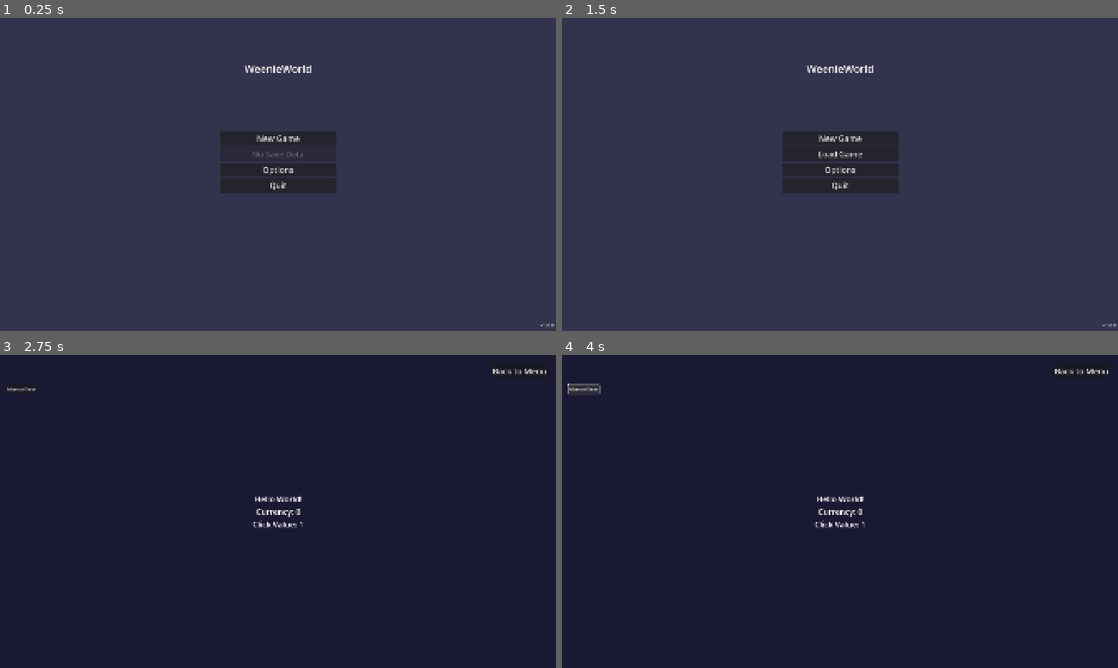
Above: before the commit, frames 1-4 (two rows, left to right).
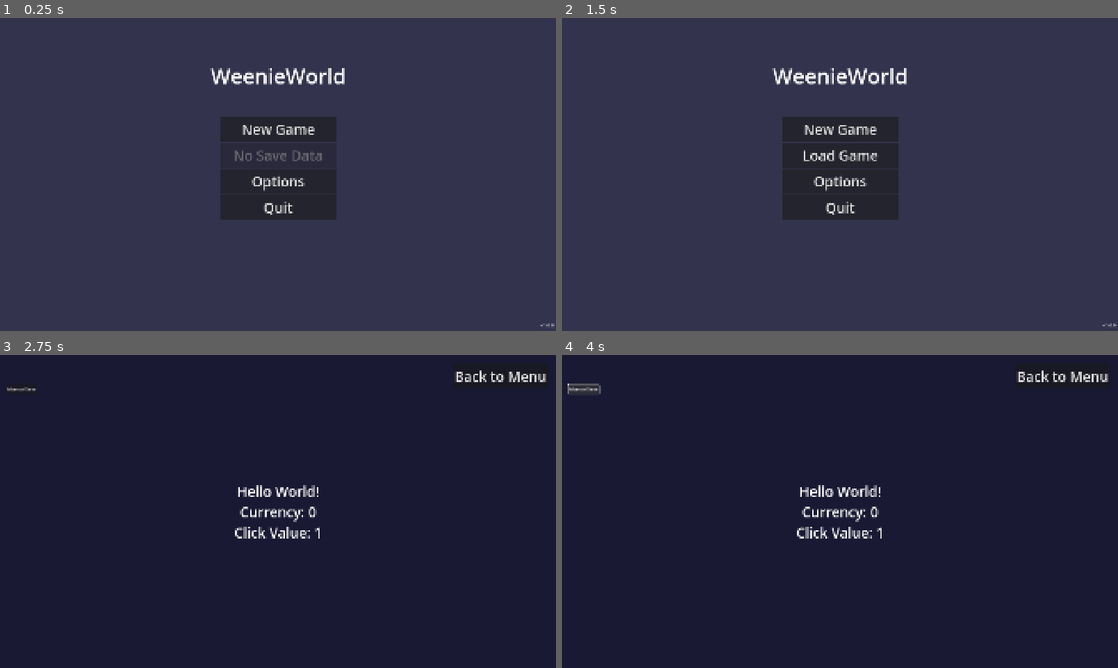
Above: after the commit, the same moments.

Repository: aaronleebrooks/weenieworld
Game: Godot game, scene res://scenes/main_menu/MainMenu.tscn
Two runs of this game, one before a commit and one after it. Both use one fixed random seed, a clock stepped at 60 frames per second and the inputs below.
Inputs:
- Up to frame 1 (0.25 s): no input
- Up to frame 2 (1.5 s): click "New Game" at 0.5 s; click "Back to Menu" at 1.25 s
- Up to frame 3 (2.75 s): click "New Game" at 2 s
- Up to frame 4 (4 s): click "Manual Save" at 2.75 s

The runs differ from the first frame. In frame 1, 4.2% of the frame differs, in the area x 37-62%, y 15-65%; in frame 2, 4.3%; in frame 3, 1.4%; in frame 4, 1.4%.

Commit message:
Implement CSS-like percentage-based sizing - use viewport width/height percentages instead of fixed pixel calculations

Diff:
--- a/scenes/game/Game.gd
+++ b/scenes/game/Game.gd
@@ -29,16 +29,15 @@
 	var viewport_size = get_viewport().get_visible_rect().size
 	print("Game: Viewport size = ", viewport_size)
 
-	# Calculate responsive font size based on viewport
-	var base_font_size = 24
-	var responsive_font_size = max(base_font_size, int(viewport_size.x * 0.015))  # 1.5% of viewport width
-	responsive_font_size = min(responsive_font_size, 48)  # Cap at 48px
+	# Use percentage-based sizing (like CSS vw/vh units)
+	var font_size_percent = viewport_size.x * 0.025  # 2.5% of viewport width
+	var button_height_percent = viewport_size.y * 0.08  # 8% of viewport height
 
-	# Calculate responsive button size
-	var button_height = max(50, int(viewport_size.y * 0.04))  # 4% of viewport height
-	button_height = min(button_height, 80)  # Cap at 80px
+	# Set reasonable bounds
+	var responsive_font_size = max(16, min(font_size_percent, 64))  # 16px to 64px
+	var button_height = max(40, min(button_height_percent, 120))  # 40px to 120px
 
-	print("Game: Responsive font size = ", responsive_font_size, ", button height = ", button_height)
+	print("Game: Font size = ", responsive_font_size, "px (", font_size_percent, "px raw), Button height = ", button_height, "px (", button_height_percent, "px raw)")
 
 	# Update hello world label font size
 	if hello_world_label:
@@ -48,7 +47,7 @@
 	if back_button:
 		back_button.custom_minimum_size = Vector2(0, button_height)
 		back_button.add_theme_font_size_override("font_size", responsive_font_size)
-		print("Game: Back button updated")
+		print("Game: Back button updated with percentage-based sizing")
 
 func _on_back_button_pressed():
 	print("Returning to main menu...")
--- a/scenes/main_menu/MainMenu.gd
+++ b/scenes/main_menu/MainMenu.gd
@@ -33,48 +33,29 @@
 	var viewport_size = get_viewport().get_visible_rect().size
 	print("MainMenu: Viewport size = ", viewport_size)
 
-	# Calculate responsive font size based on viewport
-	var base_font_size = 24
-	var responsive_font_size = max(base_font_size, int(viewport_size.x * 0.015))  # 1.5% of viewport width
-	responsive_font_size = min(responsive_font_size, 48)  # Cap at 48px
+	# Use percentage-based font sizing (like CSS vw/vh units)
+	var font_size_percent = viewport_size.x * 0.025  # 2.5% of viewport width (like CSS vw)
+	var button_height_percent = viewport_size.y * 0.08  # 8% of viewport height (like CSS vh)
 
-	# Calculate responsive button size
-	var button_height = max(50, int(viewport_size.y * 0.04))  # 4% of viewport height
-	button_height = min(button_height, 80)  # Cap at 80px
+	# Set reasonable bounds
+	var responsive_font_size = max(16, min(font_size_percent, 64))  # 16px to 64px
+	var button_height = max(40, min(button_height_percent, 120))  # 40px to 120px
 
-	print("MainMenu: Responsive font size = ", responsive_font_size, ", button height = ", button_height)
+	print("MainMenu: Font size = ", responsive_font_size, "px (", font_size_percent, "px raw), Button height = ", button_height, "px (", button_height_percent, "px raw)")
 
-	# Adjust menu container size based on viewport
-	var container_width = min(viewport_size.x * 0.4, 400)  # 40% of viewport or max 400px
-	var container_height = min(viewport_size.y * 0.3, 300)  # 30% of viewport or max 300px
+	# Update button sizes and font sizes using percentage-based approach
+	for button in [new_game_button, continue_button, options_button, quit_button]:
+		button.custom_minimum_size = Vector2(0, button_height)
+		button.add_theme_font_size_override("font_size", responsive_font_size)
+		# Add some padding like CSS
+		button.add_theme_constant_override("h_separation", int(button_height * 0.1))
 
-	# Ensure minimum size
-	container_width = max(container_width, 200)
-	container_height = max(container_height, 150)
+	# Update title font size
+	if title:
+		title.add_theme_font_size_override("font_size", responsive_font_size * 1.5)  # Title 50% larger
+		print("MainMenu: Title font size = ", responsive_font_size * 1.5)
 
-	print("MainMenu: Container size = ", Vector2(container_width, container_height))
-
-	if menu_container:
-		menu_container.offset_left = -container_width / 2
-		menu_container.offset_top = -container_height / 2
-		menu_container.offset_right = container_width / 2
-		menu_container.offset_bottom = container_height / 2
-
-		# Update button sizes and font sizes
-		for button in [new_game_button, continue_button, options_button, quit_button]:
-			button.custom_minimum_size = Vector2(0, button_height)
-			button.add_theme_font_size_override("font_size", responsive_font_size)
-
-		print("MainMenu: Menu container and buttons updated")
-
-	# Adjust title position and font size
-	if title:
-		var title_width = min(viewport_size.x * 0.3, 300)
-		title_width = max(title_width, 150)
-		title.offset_left = -title_width / 2
-		title.offset_right = title_width / 2
-		title.add_theme_font_size_override("font_size", responsive_font_size + 8)  # Title slightly larger
-		print("MainMenu: Title updated")
+	print("MainMenu: All elements updated with percentage-based sizing")
 
 func _on_new_game_pressed():
 	print("Starting new game...")
--- a/scenes/main_menu/MainMenu.tscn
+++ b/scenes/main_menu/MainMenu.tscn
@@ -41,10 +41,10 @@
 anchor_top = 0.5
 anchor_right = 0.5
 anchor_bottom = 0.5
-offset_left = -150.0
-offset_top = -150.0
-offset_right = 150.0
-offset_bottom = 150.0
+offset_left = -200.0
+offset_top = -200.0
+offset_right = 200.0
+offset_bottom = 200.0
 grow_horizontal = 2
 grow_vertical = 2
 
--- a/scenes/ui/ConfirmationDialog.gd
+++ b/scenes/ui/ConfirmationDialog.gd
@@ -45,23 +45,23 @@
 	var viewport_size = get_viewport().get_visible_rect().size
 	print("ConfirmationDialog: Viewport size = ", viewport_size)
 
-	# Calculate responsive font size based on viewport
-	var base_font_size = 18
-	var responsive_font_size = max(base_font_size, int(viewport_size.x * 0.01))  # 1% of viewport width
-	responsive_font_size = min(responsive_font_size, 32)  # Cap at 32px
+	# Use percentage-based sizing (like CSS vw/vh units)
+	var font_size_percent = viewport_size.x * 0.018  # 1.8% of viewport width
+	var button_height_percent = viewport_size.y * 0.05  # 5% of viewport height
 
-	# Calculate responsive button size
-	var button_height = max(40, int(viewport_size.y * 0.035))  # 3.5% of viewport height
-	button_height = min(button_height, 70)  # Cap at 70px
+	# Set reasonable bounds
+	var responsive_font_size = max(12, min(font_size_percent, 40))  # 12px to 40px
+	var button_height = max(35, min(button_height_percent, 80))  # 35px to 80px
 
-	print("ConfirmationDialog: Responsive font size = ", responsive_font_size, ", button height = ", button_height)
+	print("ConfirmationDialog: Font size = ", responsive_font_size, "px (", font_size_percent, "px raw), Button height = ", button_height, "px (", button_height_percent, "px raw)")
 
-	var target_width = min(viewport_size.x * max_width_percent, viewport_size.x - 100)
-	var target_height = min(viewport_size.y * max_height_percent, viewport_size.y - 100)
+	# Update panel size using percentage-based approach
+	var target_width = viewport_size.x * 0.4  # 40% of viewport width
+	var target_height = viewport_size.y * 0.3  # 30% of viewport height
 
 	# Ensure minimum size
-	target_width = max(target_width, min_width)
-	target_height = max(target_height, min_height)
+	target_width = max(target_width, 300)
+	target_height = max(target_height, 200)
 
 	print("ConfirmationDialog: Target size = ", Vector2(target_width, target_height))
 
@@ -75,12 +75,12 @@
 		# Update title font size
 		var title = dialog_panel.get_node_or_null("Title")
 		if title:
-			title.add_theme_font_size_override("font_size", responsive_font_size + 4)
+			title.add_theme_font_size_override("font_size", responsive_font_size * 1.2)  # Title 20% larger
 
 		# Update message font size
 		var message = dialog_panel.get_node_or_null("Message")
 		if message:
-			message.add_theme_font_size_override("font_size", responsive_font_size - 2)
+			message.add_theme_font_size_override("font_size", responsive_font_size)
 
 		# Update button font sizes and sizes
 		if no_button:
@@ -91,7 +91,7 @@
 			yes_button.custom_minimum_size = Vector2(0, button_height)
 			yes_button.add_theme_font_size_override("font_size", responsive_font_size)
 
-		print("ConfirmationDialog: Panel offsets set to ", Vector4(dialog_panel.offset_left, dialog_panel.offset_top, dialog_panel.offset_right, dialog_panel.offset_bottom))
+		print("ConfirmationDialog: Panel updated with percentage-based sizing")
 	else:
 		print("ConfirmationDialog: No dialog_panel found")
 
--- a/scenes/ui/SaveSelectionMenu.gd
+++ b/scenes/ui/SaveSelectionMenu.gd
@@ -35,23 +35,23 @@
 	var viewport_size = get_viewport().get_visible_rect().size
 	print("SaveSelectionMenu: Viewport size = ", viewport_size)
 
-	# Calculate responsive font size based on viewport
-	var base_font_size = 20
-	var responsive_font_size = max(base_font_size, int(viewport_size.x * 0.012))  # 1.2% of viewport width
-	responsive_font_size = min(responsive_font_size, 36)  # Cap at 36px
-
-	# Calculate responsive button size
-	var button_height = max(60, int(viewport_size.y * 0.05))  # 5% of viewport height
-	button_height = min(button_height, 100)  # Cap at 100px
-
-	print("SaveSelectionMenu: Responsive font size = ", responsive_font_size, ", button height = ", button_height)
-
-	var target_width = min(viewport_size.x * max_width_percent, viewport_size.x - 100)
-	var target_height = min(viewport_size.y * max_height_percent, viewport_size.y - 100)
+	# Use percentage-based sizing (like CSS vw/vh units)
+	var font_size_percent = viewport_size.x * 0.02  # 2% of viewport width
+	var button_height_percent = viewport_size.y * 0.06  # 6% of viewport height
+
+	# Set reasonable bounds
+	var responsive_font_size = max(14, min(font_size_percent, 48))  # 14px to 48px
+	var button_height = max(50, min(button_height_percent, 100))  # 50px to 100px
+
+	print("SaveSelectionMenu: Font size = ", responsive_font_size, "px (", font_size_percent, "px raw), Button height = ", button_height, "px (", button_height_percent, "px raw)")
+
+	# Update panel size using percentage-based approach
+	var target_width = viewport_size.x * 0.6  # 60% of viewport width
+	var target_height = viewport_size.y * 0.7  # 70% of viewport height
 
 	# Ensure minimum size
-	target_width = max(target_width, min_width)
-	target_height = max(target_height, min_height)
+	target_width = max(target_width, 400)
+	target_height = max(target_height, 300)
 
 	print("SaveSelectionMenu: Target size = ", Vector2(target_width, target_height))
 
@@ -65,7 +65,7 @@
 		# Update title font size
 		var title = menu_panel.get_node_or_null("Title")
 		if title:
-			title.add_theme_font_size_override("font_size", responsive_font_size + 4)
+			title.add_theme_font_size_override("font_size", responsive_font_size * 1.3)  # Title 30% larger
 
 		# Update back button font size
 		if back_button:
@@ -73,9 +73,9 @@
 
 		# Update existing save buttons font sizes
 		for button in save_buttons:
-			button.add_theme_font_size_override("font_size", responsive_font_size - 2)
-
-		print("SaveSelectionMenu: Panel offsets set to ", Vector4(menu_panel.offset_left, menu_panel.offset_top, menu_panel.offset_right, menu_panel.offset_bottom))
+			button.add_theme_font_size_override("font_size", responsive_font_size)
+
+		print("SaveSelectionMenu: Panel updated with percentage-based sizing")
 	else:
 		print("SaveSelectionMenu: No menu_panel found")
 
@@ -100,12 +100,13 @@
 	print("Creating save entries for ", save_files.size(), " files")
 	no_saves_label.visible = false
 
-	# Calculate responsive sizes for new buttons
+	# Calculate percentage-based sizes for new buttons (like CSS vw/vh)
 	var viewport_size = get_viewport().get_visible_rect().size
-	var responsive_font_size = max(20, int(viewport_size.x * 0.012))
-	responsive_font_size = min(responsive_font_size, 36)
-	var button_height = max(60, int(viewport_size.y * 0.05))
-	button_height = min(button_height, 100)
+	var font_size_percent = viewport_size.x * 0.02  # 2% of viewport width
+	var button_height_percent = viewport_size.y * 0.06  # 6% of viewport height
+
+	var responsive_font_size = max(14, min(font_size_percent, 48))  # 14px to 48px
+	var button_height = max(50, min(button_height_percent, 100))  # 50px to 100px
 
 	# Create containers for each save file
 	for save_info in save_files:
